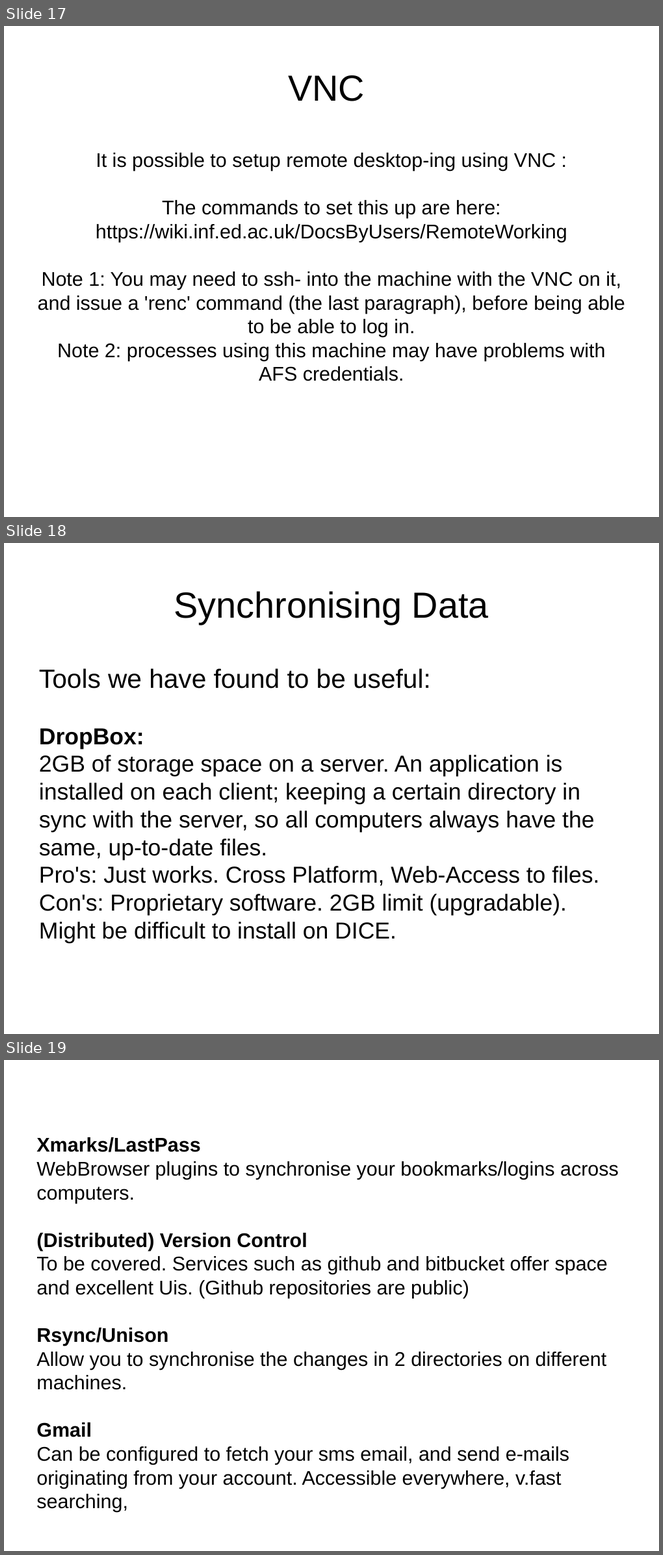
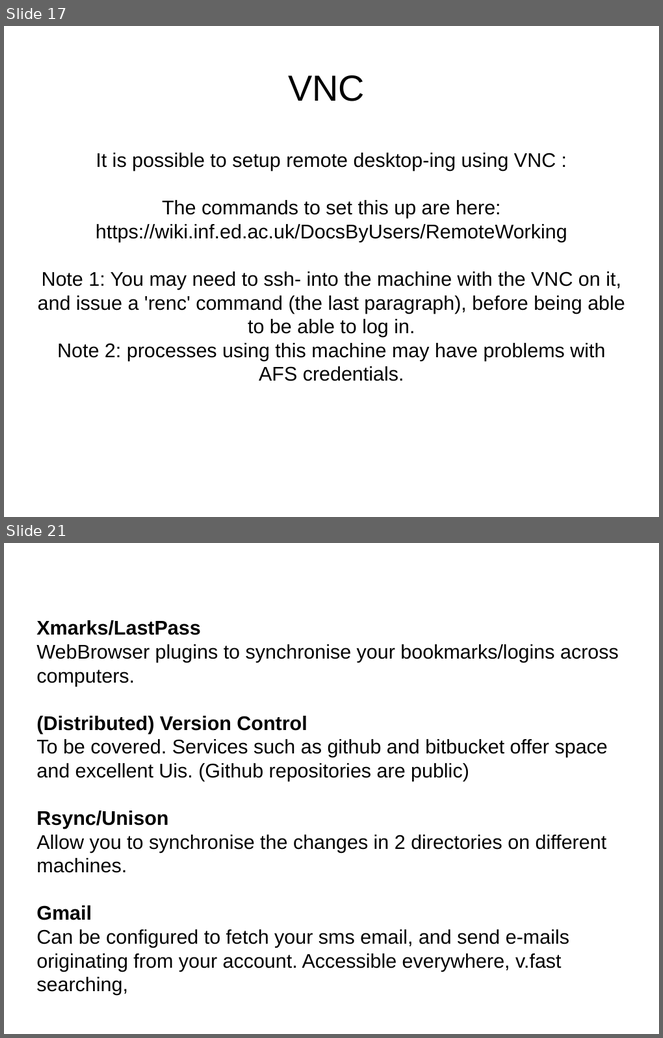
Before and after one commit to mikehulluk/IntroductionToResearchComputing, a slide deck: Wk2/WorkingRemotelyAndSynchronously.odp. Shown one above the other, each under a label of ours: slides 17, 18 and 19 before the commit, slides 17 and 21 after it; the slides between them are not shown. The pictures are 663x1555 and 663x1038 pixels, drawn with LibreOffice and Linux fonts; fonts in the diff are those of the drawing. Boxes give left, top, right and bottom in pixels: in the first picture for what was removed or moved away, otherwise in the second. Text is boxed around its words. In the diff, an @@ line names an element or a change of style, - is before the commit and + after.

```diff
--- a/Wk2/WorkingRemotelyAndSynchronously.odp
+++ b/Wk2/WorkingRemotelyAndSynchronously.odp
@@ slide 18 removed at <box>4,543,659,1034</box>, background #FFFFFF @@
@@ title removed at <box>174,591,489,624</box> @@
-Synchronising Data
@@ subtitle removed at <box>39,668,599,943</box> @@
-Tools we have found to be useful:
-DropBox:
-2GB of storage space on a server. An application is installed on each client; keeping a certain directory in sync with the server, so all computers always have the same, up-to-date files.
-Pro's: Just works. Cross Platform, Web-Access to files. Con's: Proprietary software. 2GB limit (upgradable). Might be difficult to install on DICE.
@@ what was slide 19 is now slide 21 @@
```
Also in this commit, not shown: 3 slides added.
